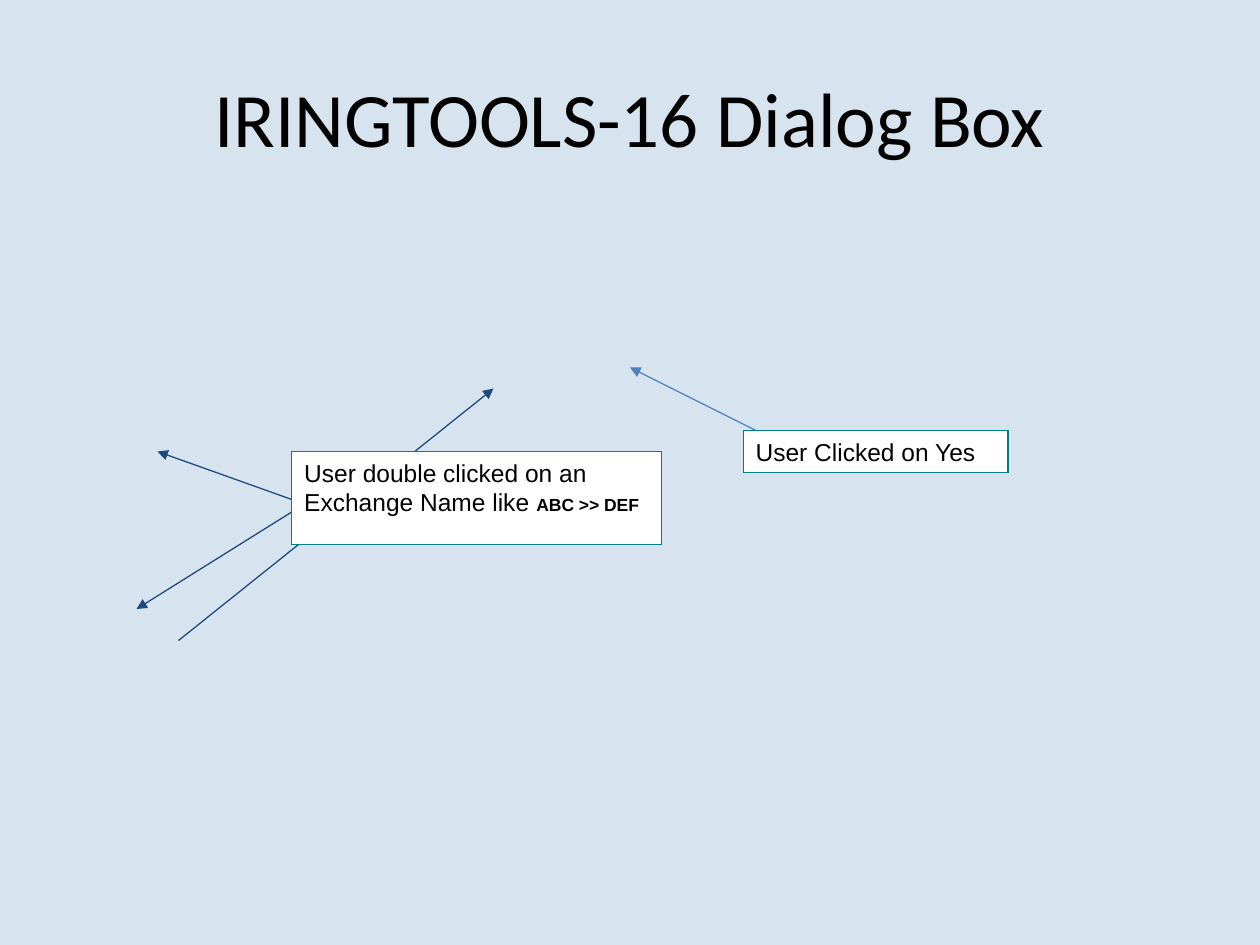
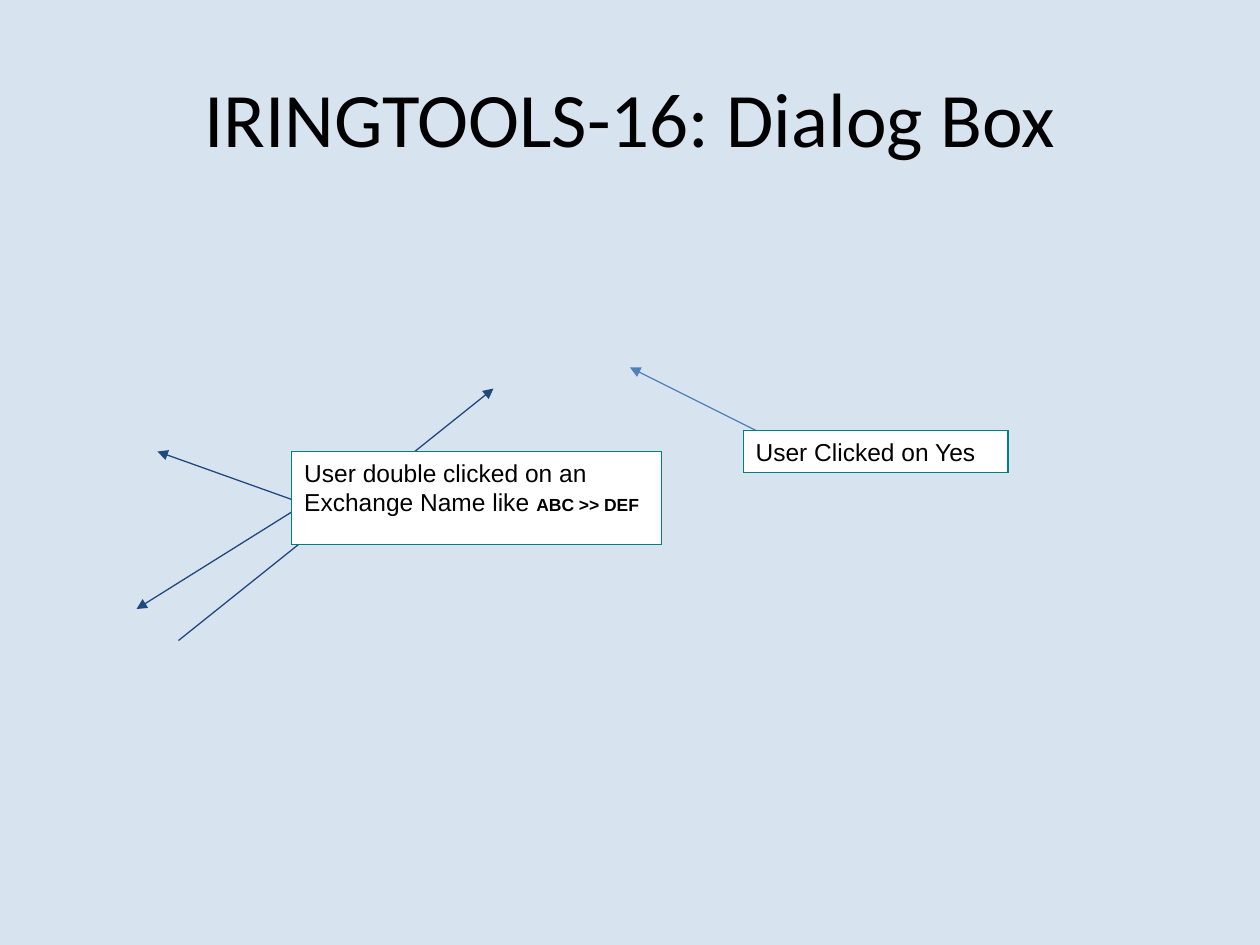
Before and after one commit to heyena/iring-tools, a slide deck: slide 17 of trunk/iRINGTools.ESB/documents/Sprint 2 User Stories.1.0.ppt. Drawn at 1260x945 pixels with LibreOffice and Linux fonts; fonts in the diff are those of the drawing; background and template pictures are left out. Boxes give left, top, right and bottom in pixels: in the first picture for what was removed or moved away, otherwise in the second. Text is boxed around its words. In the diff, an @@ line names an element or a change of style, - is before the commit and + after.

```diff
--- a/trunk/iRINGTools.ESB/documents/Sprint 2 User Stories.1.0.ppt
+++ b/trunk/iRINGTools.ESB/documents/Sprint 2 User Stories.1.0.ppt
@@ title at (204,93,1054,161): text changed @@
-IRINGTOOLS-16 Dialog Box
+IRINGTOOLS-16: Dialog Box
```
Also in this commit, not shown: 2 other slides changed.
